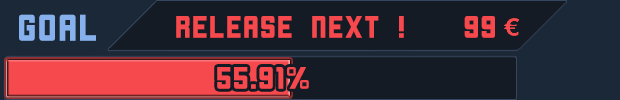
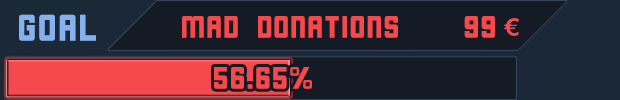
Layered file, before and after one edit (620px x 100px). Changes by layer:
renamed "55.91%" to "56.65%", painted on it over (214, 67, 312, 89)
renamed "Release next !" to "Mad donations", painted on it over (176, 16, 404, 38)
